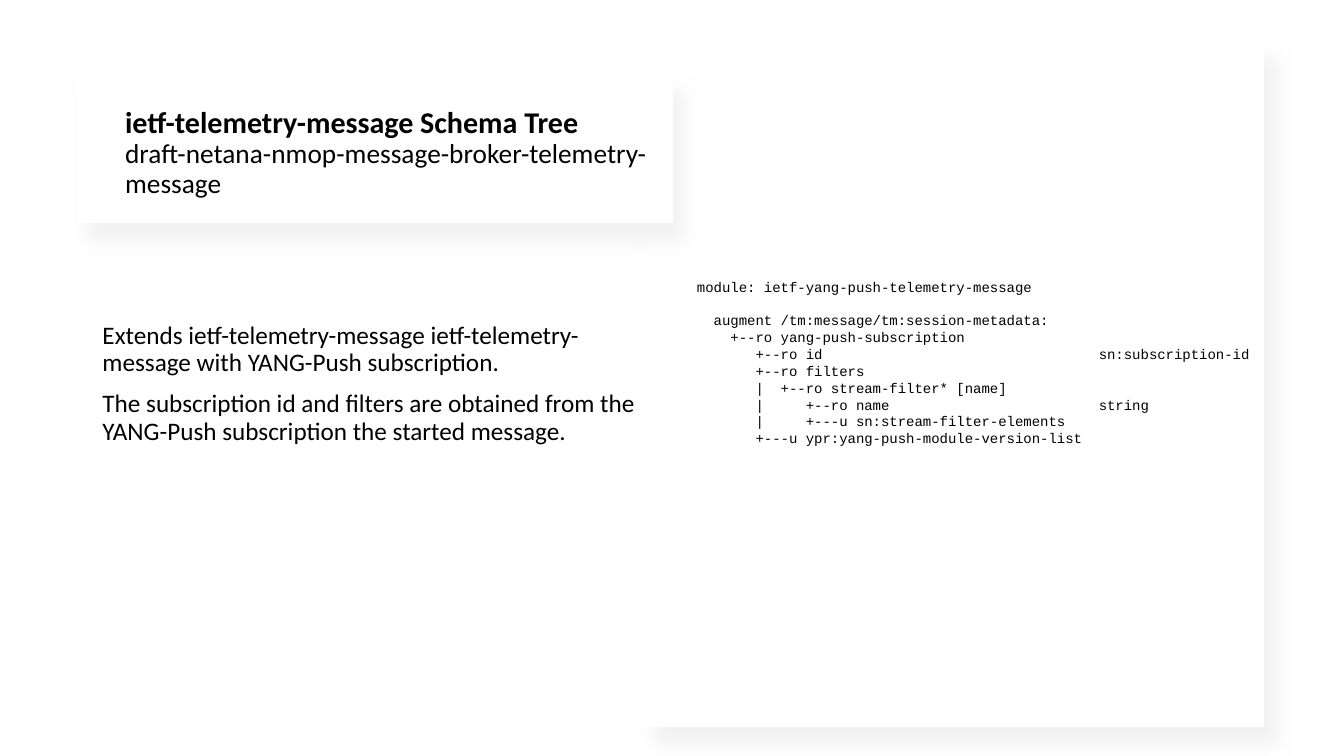
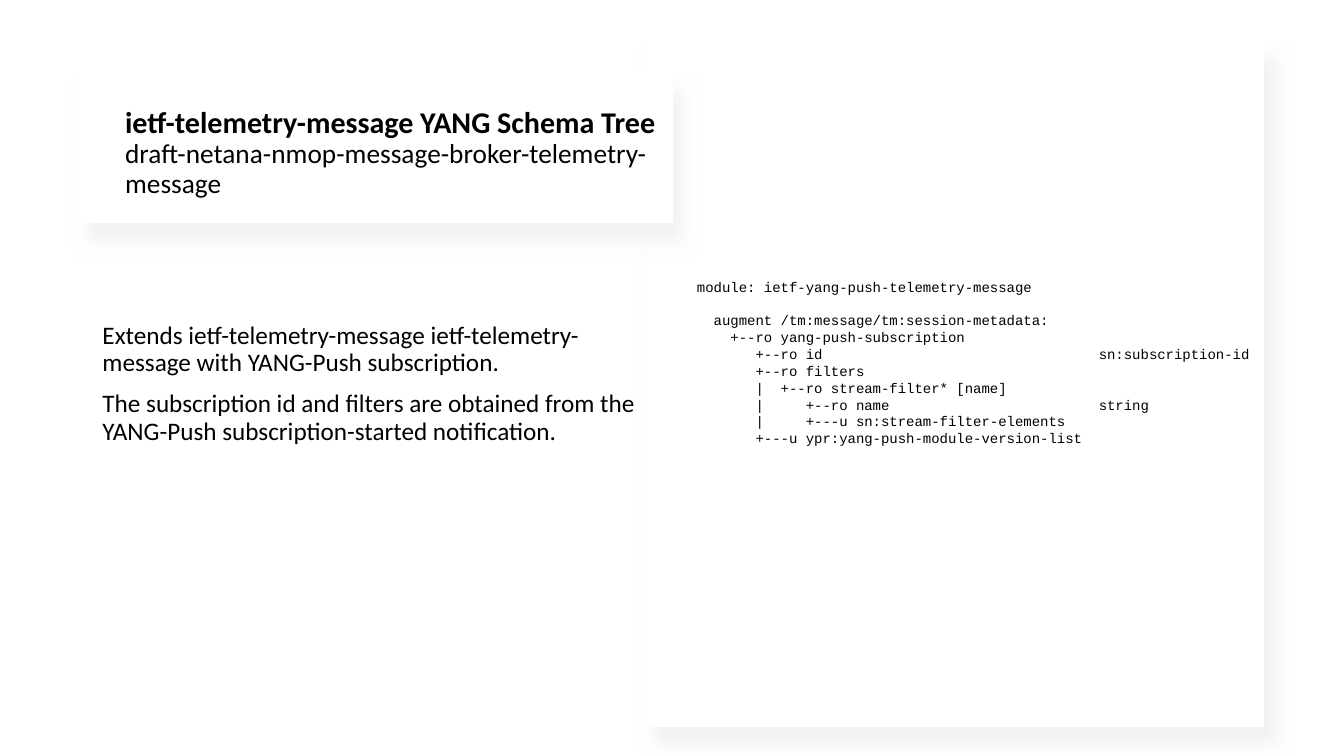
Before and after one commit to network-analytics/ietf-network-analytics-document-status, a slide deck: slide 5 of 122/NMOP/draft-netana-nmop-message-broker-telemetry-message.pptx. Drawn at 1344x756 pixels with LibreOffice and Linux fonts; fonts in the diff are those of the drawing. Boxes give left, top, right and bottom in pixels: in the first picture for what was removed or moved away, otherwise in the second. Text is boxed around its words. In the diff, an @@ line names an element or a change of style, - is before the commit and + after.

```diff
--- a/122/NMOP/draft-netana-nmop-message-broker-telemetry-message.pptx
+++ b/122/NMOP/draft-netana-nmop-message-broker-telemetry-message.pptx
@@ text at [125,112,655,198]: text changed @@
-ietf-telemetry-message Schema Tree
-draft-netana-nmop-message-broker-telemetry-message
+ietf-telemetry-message YANG Schema Tree
+draft-netana-nmop-message-broker-telemetry-message
@@ text at [102,394,634,444]: text changed @@
-The subscription id and filters are obtained from the YANG-Push subscription the started message.
+The subscription id and filters are obtained from the YANG-Push subscription-started notification.
```
Also in this commit, not shown: 2 other slides changed, 1 other file.
